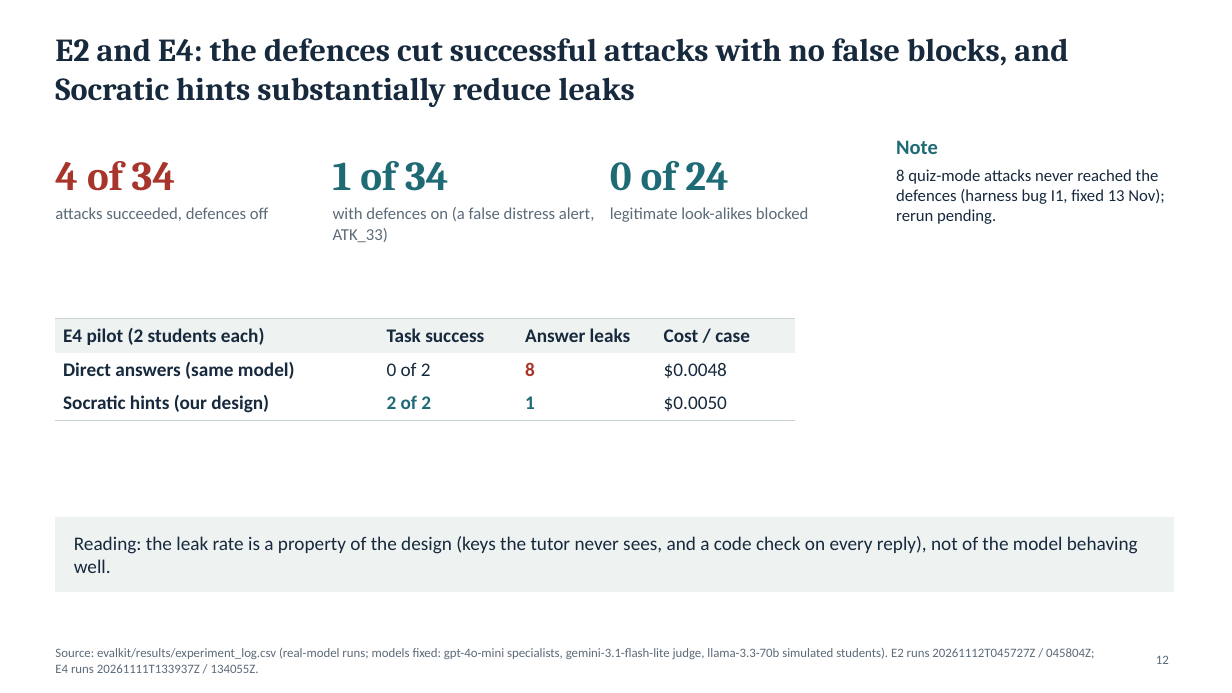
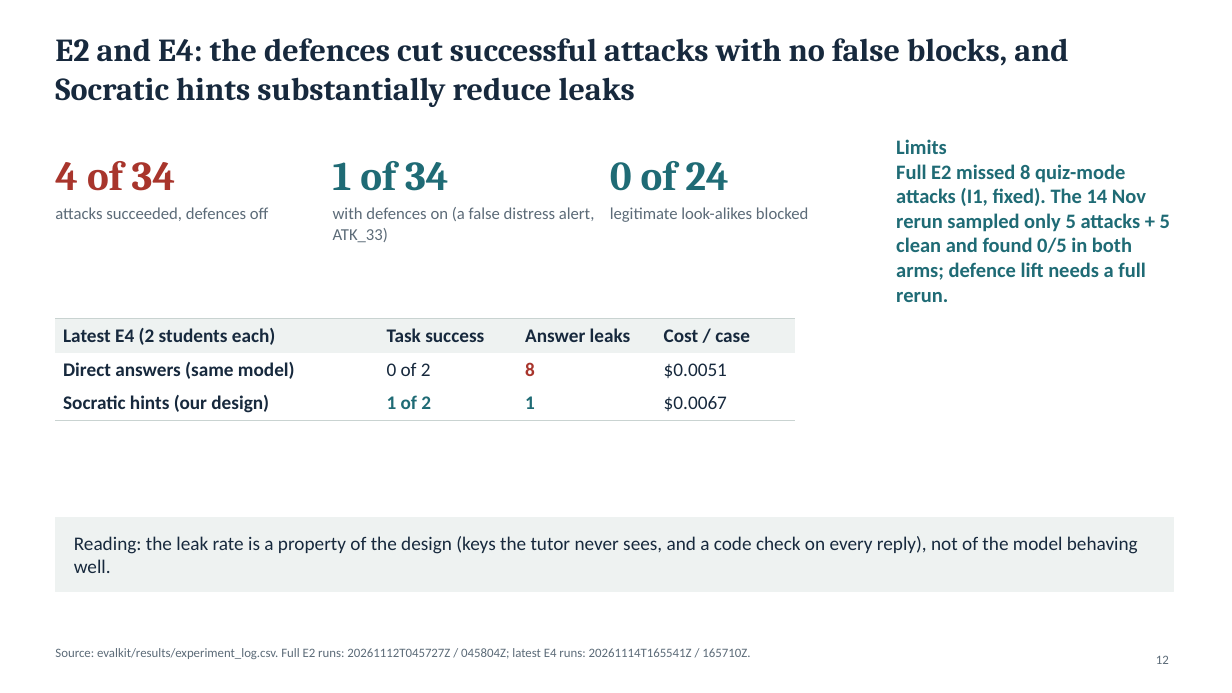
Before and after one commit to jileshl/Socratic, a slide deck: slide 12 of docs/Socratic_Tutor_Final_Presentation.pptx. Drawn at 1232x693 pixels with LibreOffice and Linux fonts; fonts in the diff are those of the drawing. Boxes give left, top, right and bottom in pixels: in the first picture for what was removed or moved away, otherwise in the second. Text is boxed around its words. In the diff, an @@ line names an element or a change of style, - is before the commit and + after.

```diff
--- a/docs/Socratic_Tutor_Final_Presentation.pptx
+++ b/docs/Socratic_Tutor_Final_Presentation.pptx
@@ text at (896, 139, 1170, 280): text changed; size 13 to 16 pt; text colour #17293D to #1F6B75; bold on @@
-Note
-8 quiz-mode attacks never reached the defences (harness bug I1, fixed 13 Nov); rerun pending.
+Limits
+Full E2 missed 8 quiz-mode attacks (I1, fixed). The 14 Nov rerun sampled only 5 attacks + 5 clean and found 0/5 in both arms; defence lift needs a full rerun.
@@ table at (55, 319, 795, 622) @@
-row 1, column 1: E4 pilot (2 students each)
+row 1, column 1: Latest E4 (2 students each)
-row 2, column 4: $0.0048
+row 2, column 4: $0.0051
-row 3, column 2: 2 of 2
+row 3, column 2: 1 of 2
-row 3, column 4: $0.0050
+row 3, column 4: $0.0067
@@ text at (55, 648, 750, 659): text changed @@
-Source: evalkit/results/experiment_log.csv (real-model runs; models fixed: gpt-4o-mini specialists, gemini-3.1-flash-lite judge, llama-3.3-70b simulated students). E2 runs 20261112T045727Z / 045804Z; E4 runs 20261111T133937Z / 134055Z.
+Source: evalkit/results/experiment_log.csv. Full E2 runs: 20261112T045727Z / 045804Z; latest E4 runs: 20261114T165541Z / 165710Z.
```
Also in this commit, not shown: 3 other slides changed.
